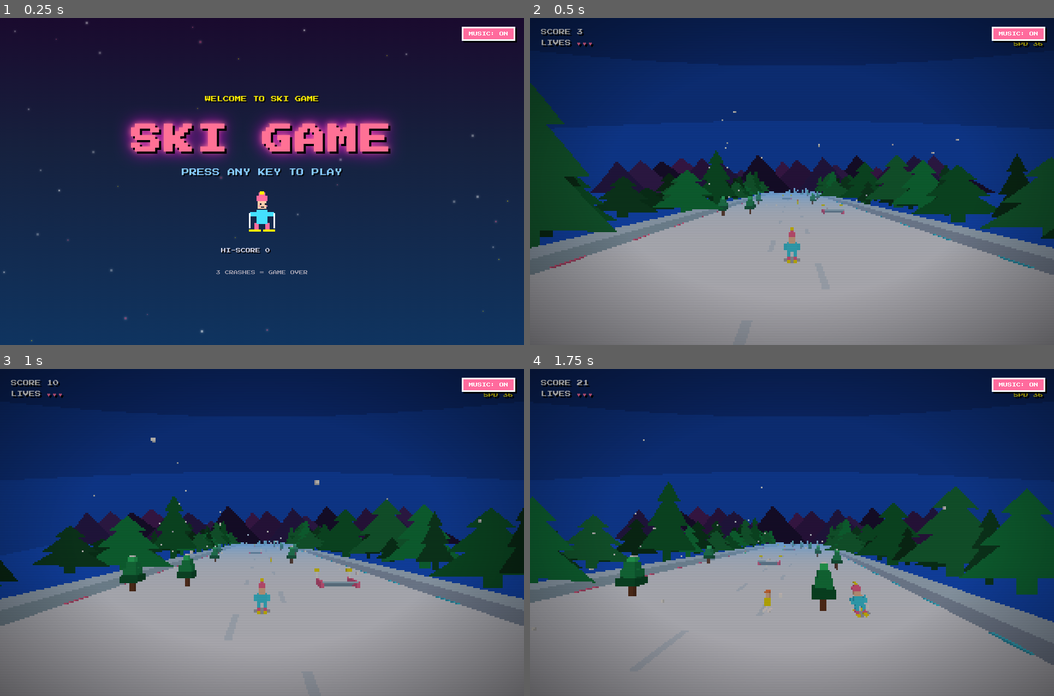
Above: before the commit, frames 1-4 (two rows, left to right).
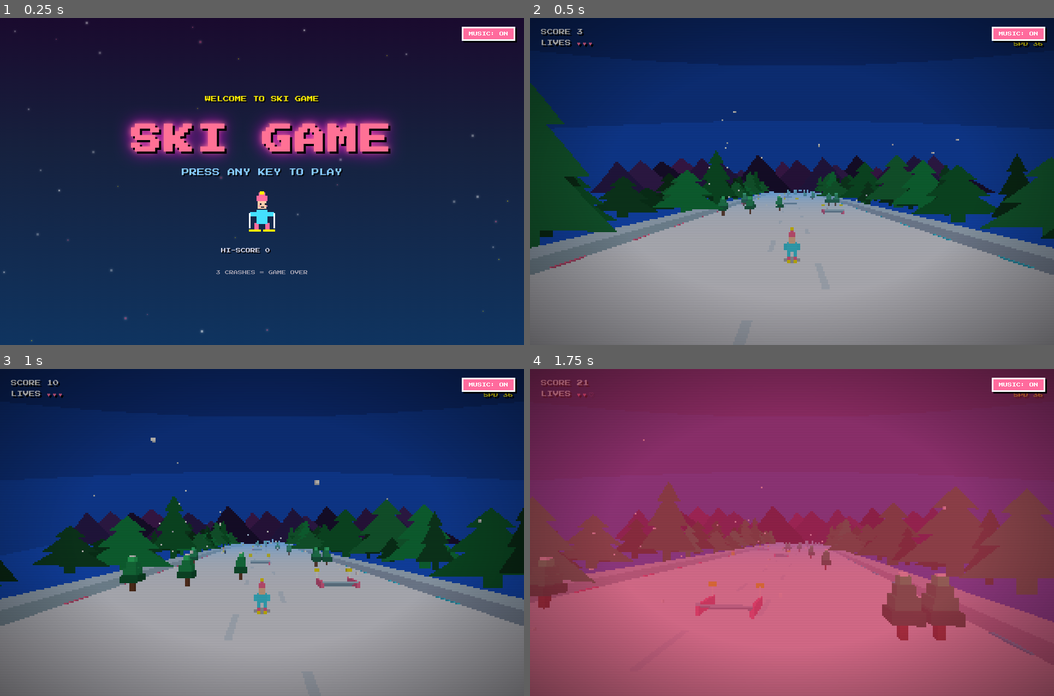
Above: after the commit, the same moments.

Repository: justinhj/skigame
Game: browser game, page index.html
The game is run twice, just before and just after one commit, with the same random seed, the same clock (stepped at 60 frames per second) and the same inputs.
Inputs:
- Up to frame 1 (0.25 s): no input
- Up to frame 2 (0.5 s): click "PRESS ANY KEY TO PLAY" at 0.27 s
- Up to frame 3 (1 s): no input
- Up to frame 4 (1.75 s): hold Right 1.03-1.53 s; tap Space at 1.1, 1.6 s; hold Left from 1.58 s (still down)

Frame 1 is identical in both runs. In frame 2, 0.3% of the frame differs, in the area x 40-60%, y 52-59%; in frame 3, 0.6%; in frame 4, 99%, in the area x 0-100%, y 0-100%.

Commit message:
better ai players

Diff:
--- a/index.html
+++ b/index.html
@@ -1137,9 +1137,10 @@
   // poles
   g.add(box(0.04, 0.6, 0.04, C.black, -0.3, 0.4, 0.1));
   g.add(box(0.04, 0.6, 0.04, C.black, 0.3, 0.4, 0.1));
-  g.userData.radius = 0.5;
+  g.userData.radius = 0.55 * 1.3;
   g.userData.type = 'person';
-  g.userData.drift = (Math.random() - 0.5) * 0.8;
+  g.userData.drift = (Math.random() - 0.5) * 1.6;
+  g.scale.set(1.3, 1.3, 1.3);
   return g;
 }
 
@@ -1239,7 +1240,7 @@
   }
 
   // 2. Trees — denser with level, average count slightly increased
-  const treeCount = 1 + Math.floor(Math.random() * (1.6 + Math.min(3.4, diff * 0.5)));
+  const treeCount = 1 + Math.floor(Math.random() * (2.4 + Math.min(4.4, diff * 0.65)));
   for (let i = 0; i < treeCount; i++) {
     let treeX = 0;
     let treeZ = 0;
@@ -1269,7 +1270,7 @@
     mesh.position.set(x, 0, z - Math.random() * 6);
     track.add(mesh);
     state.objects.push({
-      mesh, type: 'person', x, z: mesh.position.z, radius: 0.55, drift: mesh.userData.drift,
+      mesh, type: 'person', x, z: mesh.position.z, radius: 0.72, drift: mesh.userData.drift,
     });
   }
 
@@ -1663,14 +1664,24 @@
 
   for (let i = state.objects.length - 1; i >= 0; i--) {
     const o = state.objects[i];
-    o.z += move;
+    if (o.type === 'person') {
+      // Moves down slope at 1/3 player speed, so relative Z scroll is 2/3
+      o.z += move * (2 / 3);
+    } else {
+      o.z += move;
+    }
     o.mesh.position.z = o.z;
 
-    if (o.type === 'person' && o.drift) {
+    if (o.type === 'person' && o.drift !== undefined) {
+      // Occasional turns: 0.8% chance per frame (~once every 2 seconds)
+      if (Math.random() < 0.008) {
+        o.drift = (Math.random() - 0.5) * 2.2;
+      }
       o.x += o.drift * dt;
       if (Math.abs(o.x) > SLOPE_W / 2 - 2) o.drift *= -1;
       o.mesh.position.x = o.x;
-      o.mesh.rotation.y = Math.sin(state.anim * 4 + i) * 0.15;
+      // Lean/face the direction they carve + wiggle
+      o.mesh.rotation.y = Math.sin(state.anim * 4 + i) * 0.15 + (o.drift * 0.25);
     }
 
     if (o.z > -3 && o.z < 2.5) {
